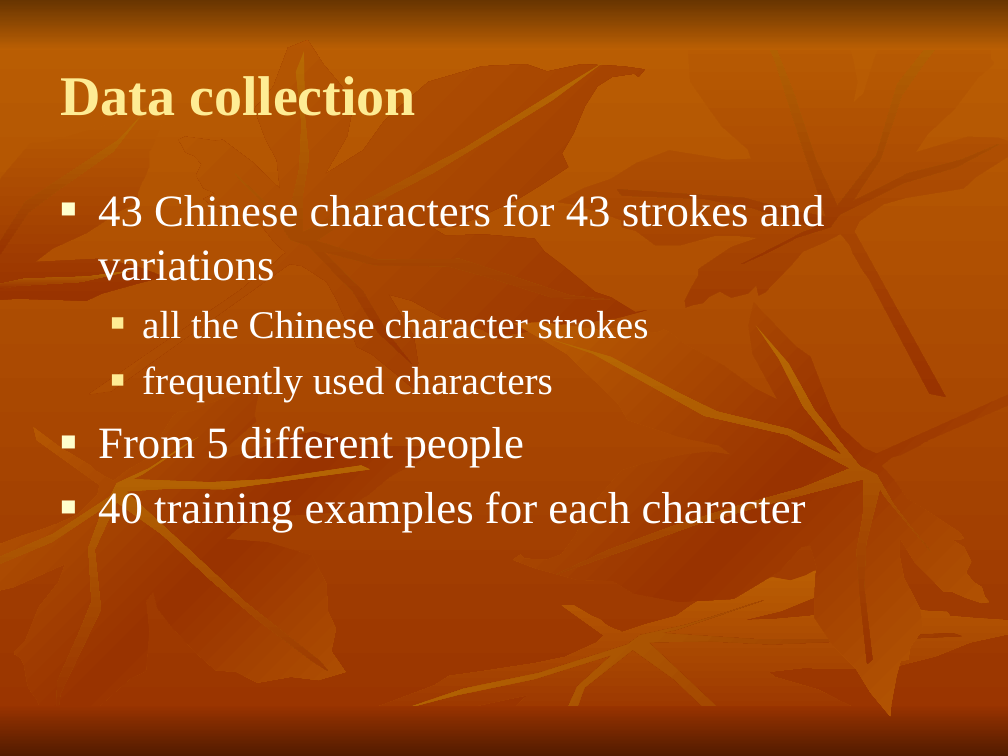
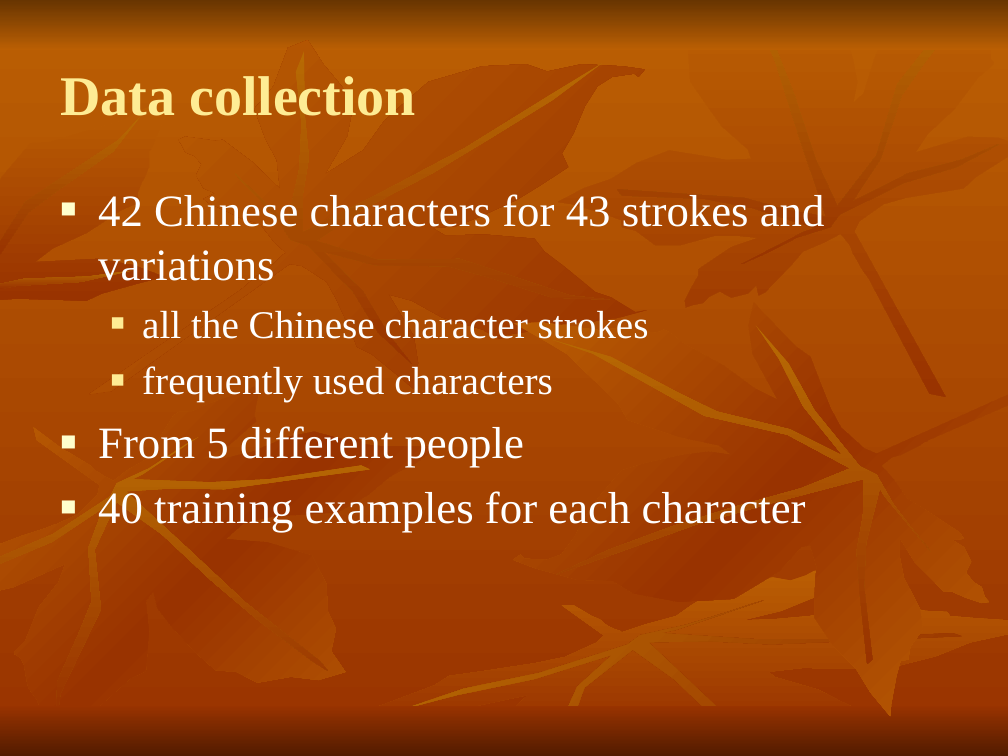
Before and after one commit to shaileshBhokare/honours, a slide deck: slide 10 of Dissertition/report/ranHonours Seminar.ppt (slide 13 before the commit). Drawn at 1008x756 pixels with LibreOffice and Linux fonts; fonts in the diff are those of the drawing. Boxes give left, top, right and bottom in pixels: in the first picture for what was removed or moved away, otherwise in the second. Text is boxed around its words. In the diff, an @@ line names an element or a change of style, - is before the commit and + after.

```diff
--- a/Dissertition/report/ranHonours Seminar.ppt
+++ b/Dissertition/report/ranHonours Seminar.ppt
@@ text at (98, 194, 825, 281): text changed @@
-■ 43 Chinese characters for 43 strokes and variations
+■ 42 Chinese characters for 43 strokes and variations
```
Also in this commit, not shown: 9 other slides changed, 3 slides removed.
